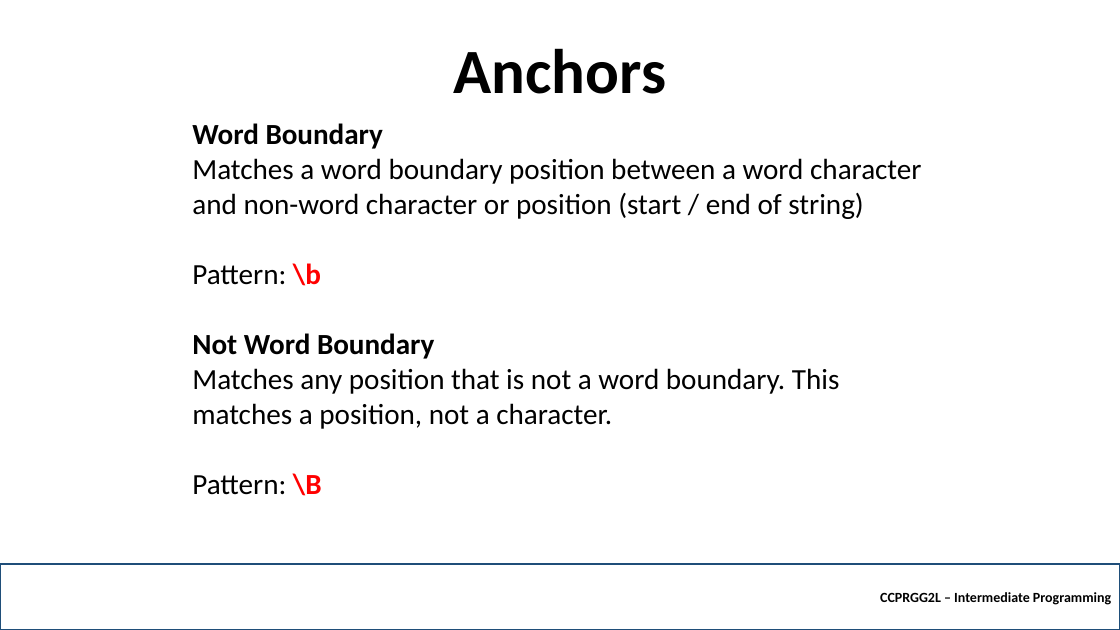
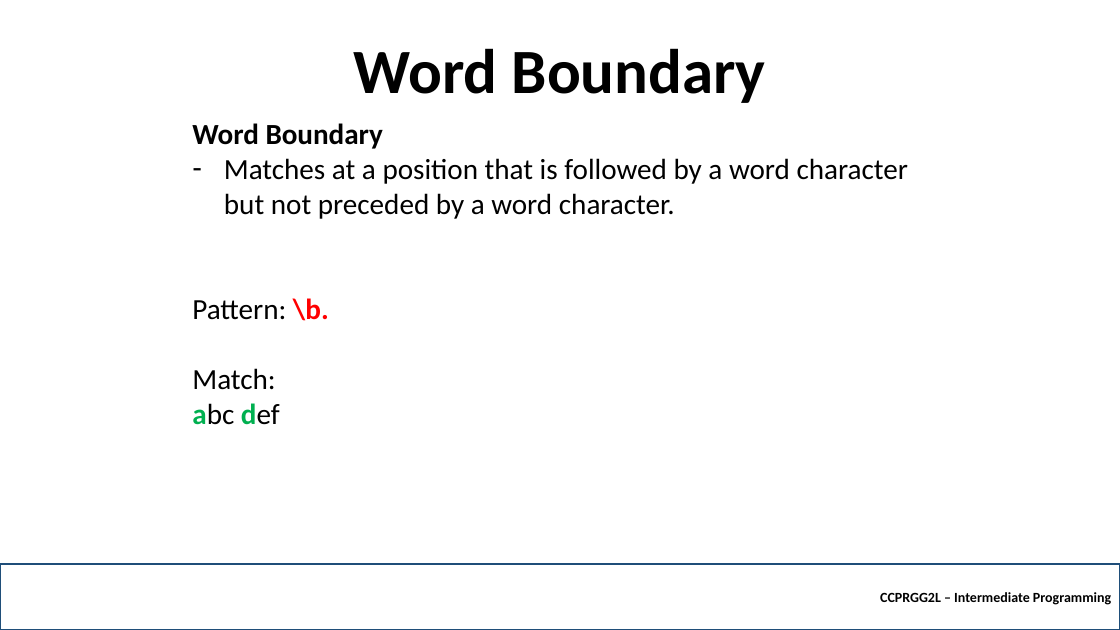
Before and after one commit to robitussin/CCPRGG2L, a slide deck: slide 26 of week_4/Regular Expressions.pptx (slide 17 before the commit). Drawn at 1120x630 pixels with LibreOffice and Linux fonts; fonts in the diff are those of the drawing; background and template pictures are left out. Boxes give left, top, right and bottom in pixels: in the first picture for what was removed or moved away, otherwise in the second. Text is boxed around its words. In the diff, an @@ line names an element or a change of style, - is before the commit and + after.

```diff
--- a/week_4/Regular Expressions.pptx
+++ b/week_4/Regular Expressions.pptx
@@ title at bbox=[354, 48, 766, 103]: text changed @@
-Anchors
+Word Boundary
@@ text at bbox=[192, 158, 908, 425]: text changed @@
-Matches a word boundary position between a word character and non-word character or position (start / end of string)
-Pattern: \b
-Not Word Boundary
-Matches any position that is not a word boundary. This matches a position, not a character.
-Pattern: \B
+– Matches at a position that is followed by a word character but not preceded by a word character.
+Pattern: \b.
+Match:
+abc def
```
Also in this commit, not shown: 12 other slides changed, 8 slides added.
